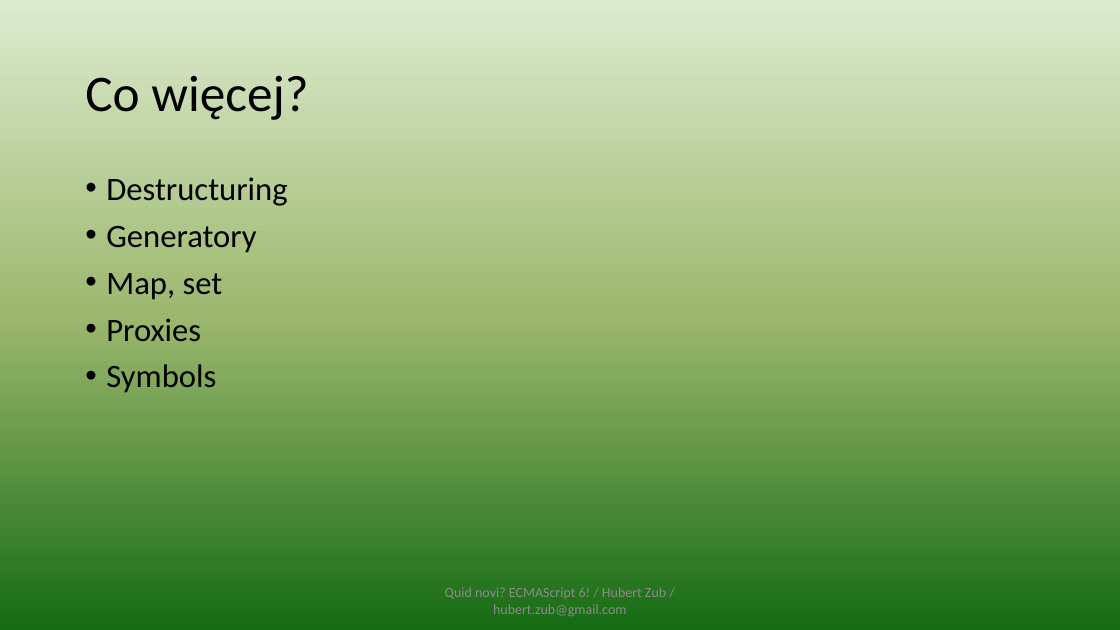
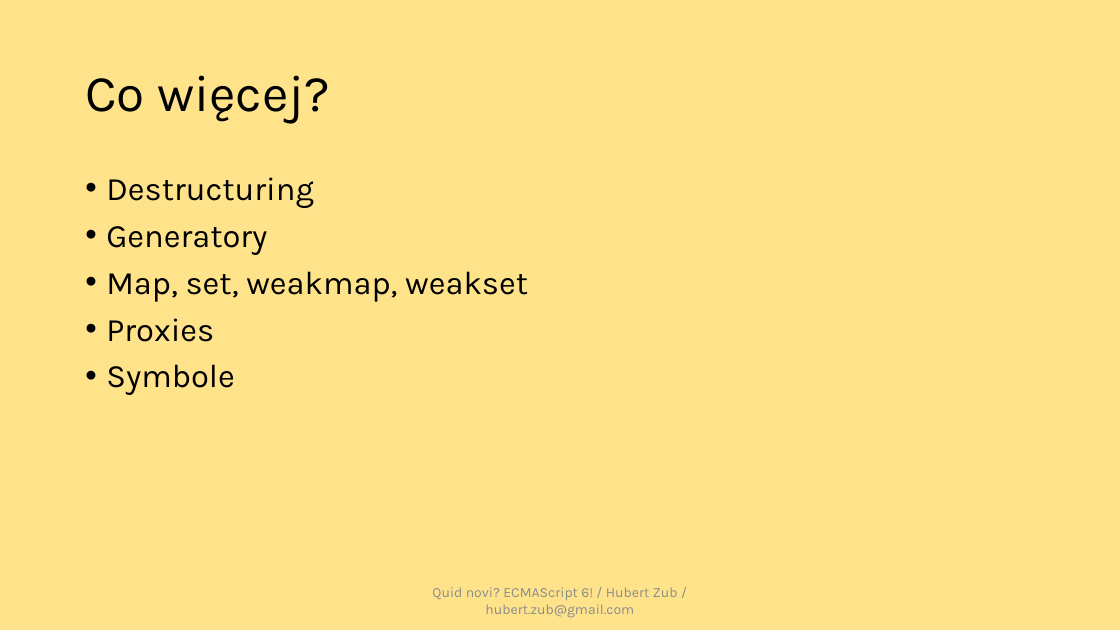
Before and after one commit to hubertzubtt/es6meetjs, a slide deck: slide 36 of prez.pptx (slide 34 before the commit). Drawn at 1120x630 pixels with LibreOffice and Linux fonts; fonts in the diff are those of the drawing. Boxes give left, top, right and bottom in pixels: in the first picture for what was removed or moved away, otherwise in the second. Text is boxed around its words. In the diff, an @@ line names an element or a change of style, - is before the commit and + after.

```diff
--- a/prez.pptx
+++ b/prez.pptx
@@ background gradient #DDEBCF to #9CB86E to #156B13 to #FFE38B @@
@@ title "Co więcej?" at box(85, 75, 330, 123): font Calibri to Karla @@
@@ text at box(106, 177, 314, 342): font Calibri to Karla in "Destructuring", "Generatory", "Proxies" @@
@@ text at box(106, 271, 528, 302): text changed; font Calibri to Karla @@
-• Map, set
+• Map, set, weakmap, weakset
@@ text at box(106, 364, 234, 395): text changed; font Calibri to Karla @@
-• Symbols
+• Symbole
@@ text "Quid novi? ECMAScript 6! / ..." at box(432, 587, 678, 618): font Calibri to Karla @@
```
Also in this commit, not shown: 39 other slides changed, 3 slides added, 9 other files.
